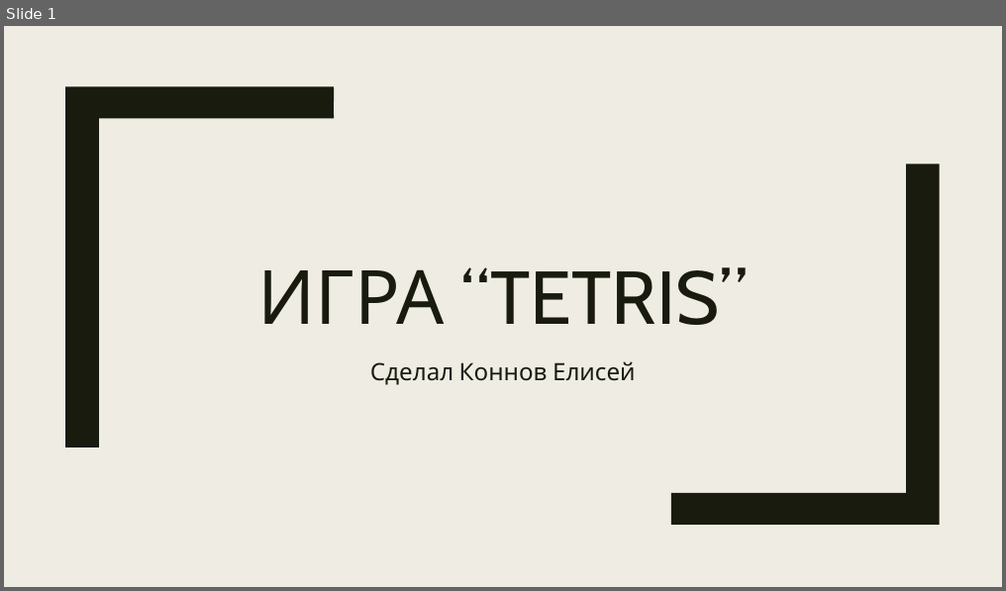
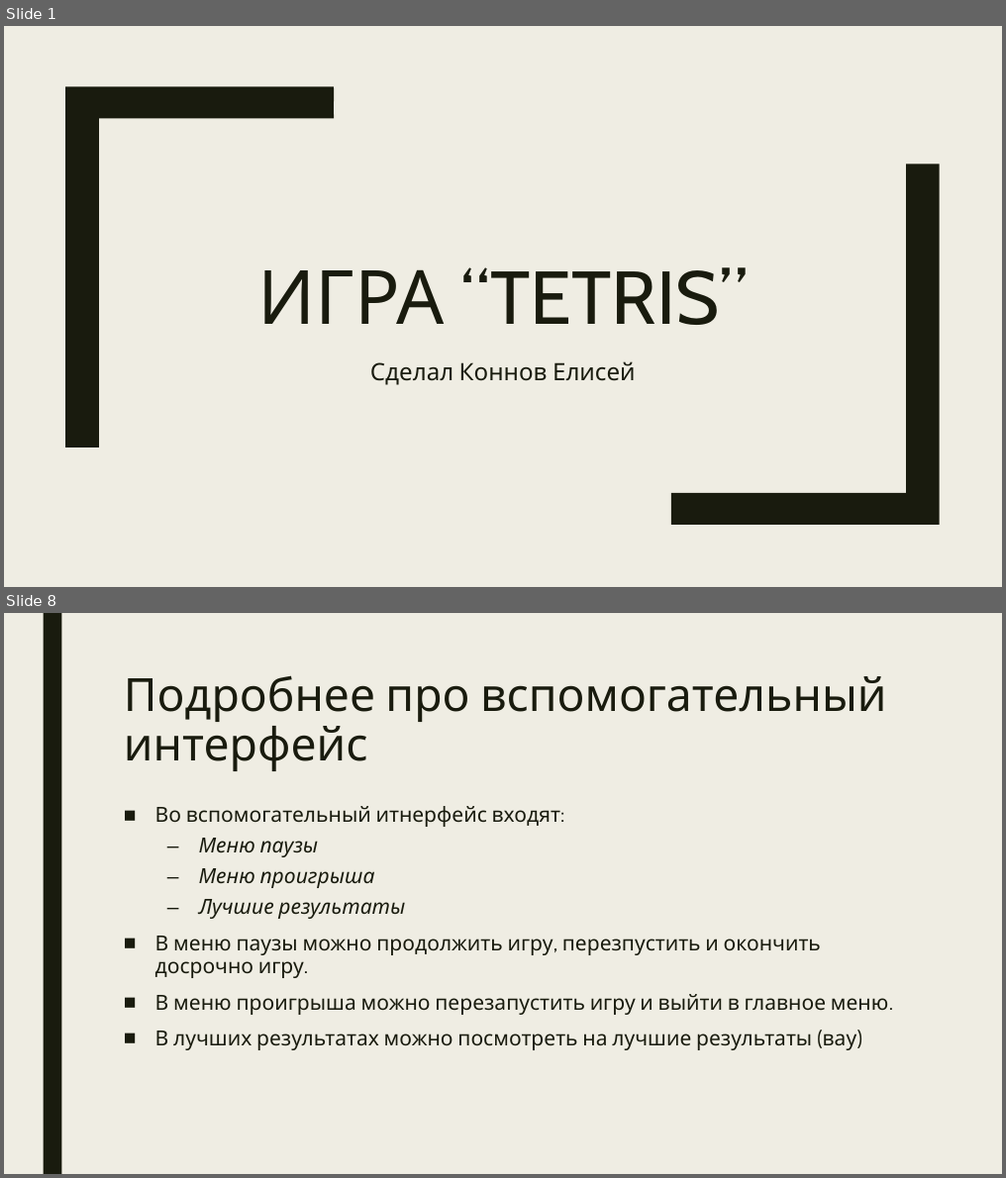
Before and after one commit to emerikko/Tetris, a slide deck: Tetris.pptx. Shown one above the other, each under a label of ours: slide 1 before the commit, slides 1 and 8 after it; the slides between them are not shown. The pictures are 1006x591 and 1006x1178 pixels, drawn with LibreOffice and Linux fonts; fonts in the diff are those of the drawing. Boxes give left, top, right and bottom in pixels: in the first picture for what was removed or moved away, otherwise in the second. Text is boxed around its words. In the diff, an @@ line names an element or a change of style, - is before the commit and + after.

```diff
--- a/Tetris.pptx
+++ b/Tetris.pptx
@@ slide 8 added at (x1=4, y1=613, x2=1002, y2=1174), background #EFEDE3 @@
@@ rectangle added at (x1=43, y1=613, x2=61, y2=1174), fill #191B0E @@
@@ title added at (x1=124, y1=675, x2=887, y2=771), 44 pt, text #191B0E @@
+Подробнее про вспомогательный интерфейс
@@ text added at (x1=155, y1=806, x2=889, y2=1051), 20 pt, text #191B0E @@
+■ Во вспомогательный итнерфейс входят:
+  – Меню паузы
+  – Меню проигрыша
+  – Лучшие результаты
+■ В меню паузы можно продолжить игру, перезпустить и окончить досрочно игру.
+■ В меню проигрыша можно перезапустить игру и выйти в главное меню.
+■ В лучших результатах можно посмотреть на лучшие результаты (вау)
```
Also in this commit, not shown: 4 slides changed, 4 other slides added, 9 other files.
